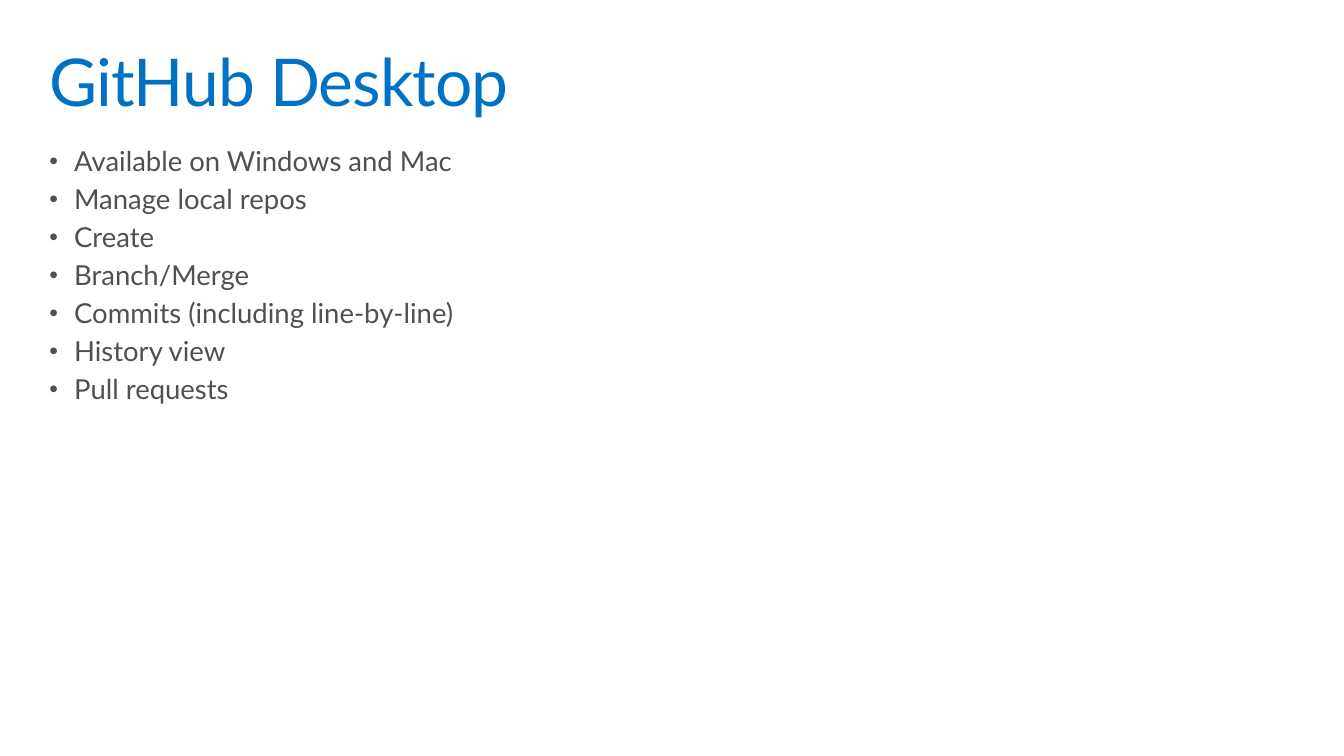
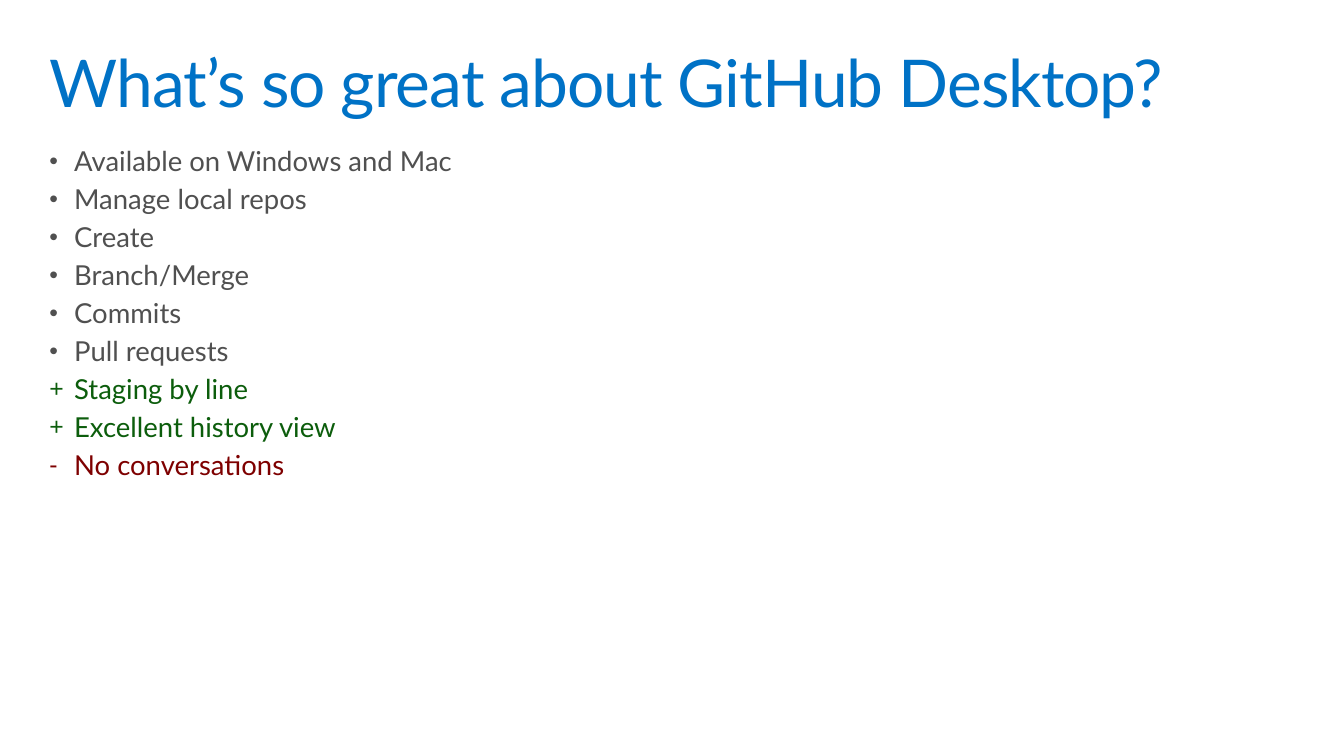
Before and after one commit to codefoster/gh-ms-mva, a slide deck: slide 6 of slides/m3.pptx (slide 4 before the commit). Drawn at 1344x756 pixels with LibreOffice and Linux fonts; fonts in the diff are those of the drawing. Boxes give left, top, right and bottom in pixels: in the first picture for what was removed or moved away, otherwise in the second. Text is boxed around its words. In the diff, an @@ line names an element or a change of style, - is before the commit and + after.

```diff
--- a/slides/m3.pptx
+++ b/slides/m3.pptx
@@ title at [49,56,1164,119]: text changed @@
-GitHub Desktop
+What’s so great about GitHub Desktop?
@@ text at [74,303,181,323]: text changed @@
-• Commits (including line-by-line)
-• History view
+• Commits
@@ text at [74,378,336,476]: paragraphs added @@
++ Staging by line
++ Excellent history view
+– No conversations
```
Also in this commit, not shown: 6 other slides changed, 9 slides added, 2 slides removed, 2 other files.
